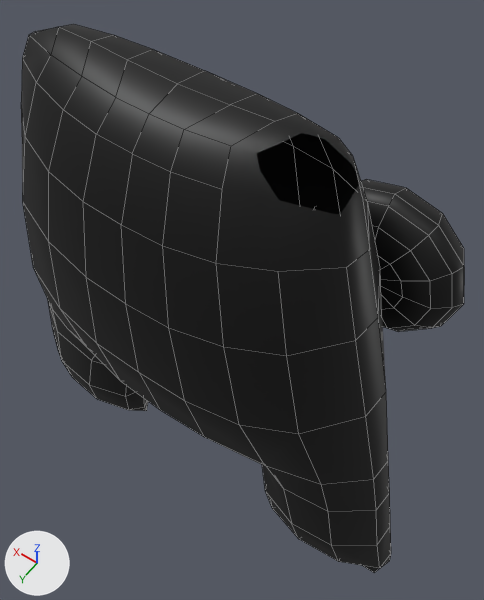
Two versions of the FBX model Assets/Model/ModelCharacter/A_Rig.fbx, one commit apart.
Before and after are seen from a camera (50 mm lens) standing at (-0.93, 1.09, 2.94) and looking at (-0.07, -0.11, 1.04). The axes (+X, +Y, +Z) are drawn at lower left. The lights are the same throughout. Mesh edges are drawn as thin lines. Everything nearer to the camera than a plane just in front of the edit is cut away. Where no turn or scale is listed for an object, it has been applied to the vertices.

Objects in the first picture: 'a'.
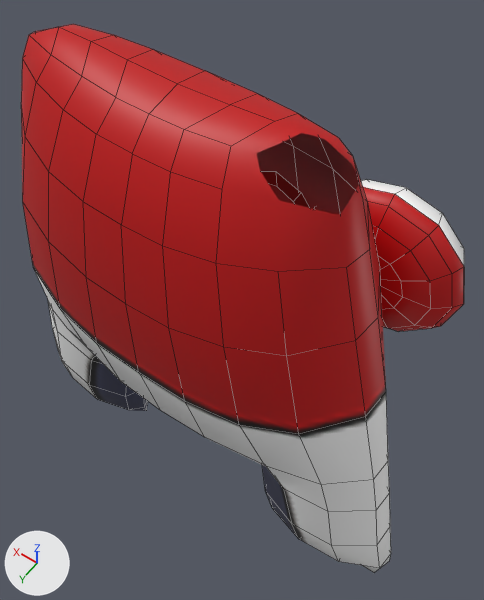
Where the change shows, as pixel boxes (x1, y1, x2, y2) in the pictures (484 x 600 px):
'a', surface changed, reshaped (black to red)
    both: (21, 24, 464, 572)
part 1 of me_mesh_051, added (red)
    after: (261, 172, 309, 208)
part 2 of me_mesh_051, surface changed (black to white)
    both: (361, 179, 464, 265)

Diff of the bpy script that builds the scene:
```diff
--- a/Assets/Model/ModelCharacter/A_Rig.fbx.py
+++ b/Assets/Model/ModelCharacter/A_Rig.fbx.py
@@ img_a_k_collab_tex_png @@
+img_a_k_collab_tex_png = load_image('A-K_collab_tex.png', '../../Texture/Texture character/A-K_collab_tex.png', 512, 512, 'sRGB')
@@ mat_material @@
 mat_material = principled_material('Material')
-mat_material.texture = img_1_png
+mat_material.texture = img_a_k_collab_tex_png
@@ me_mesh_051 @@
 # used by ob_a; location = (0.0, 0.0, 0.0)
-me_mesh_051.from_pydata(...)  # 401 vertices, 419 faces; spans x -0.92..0.92, y -0.39..0.36, z 0.02..2.01
+me_mesh_051.from_pydata(...)  # 457 vertices, 453 faces; spans x -0.92..0.92, y -0.39..0.36, z 0.02..2.01
+# me_mesh_051 part 1
+# 56 vertices are added at x -0.61..0.57, y 0.02..0.04, z 1.28..1.84
+# 34 new faces join them
+# me_mesh_051 part 2: 48 kept faces spanning x -0.76..0.76, y -0.37..-0.25, z 1.12..1.68 get new texture (UV) coordinates
 me_mesh_051.materials.append(mat_material)
```
